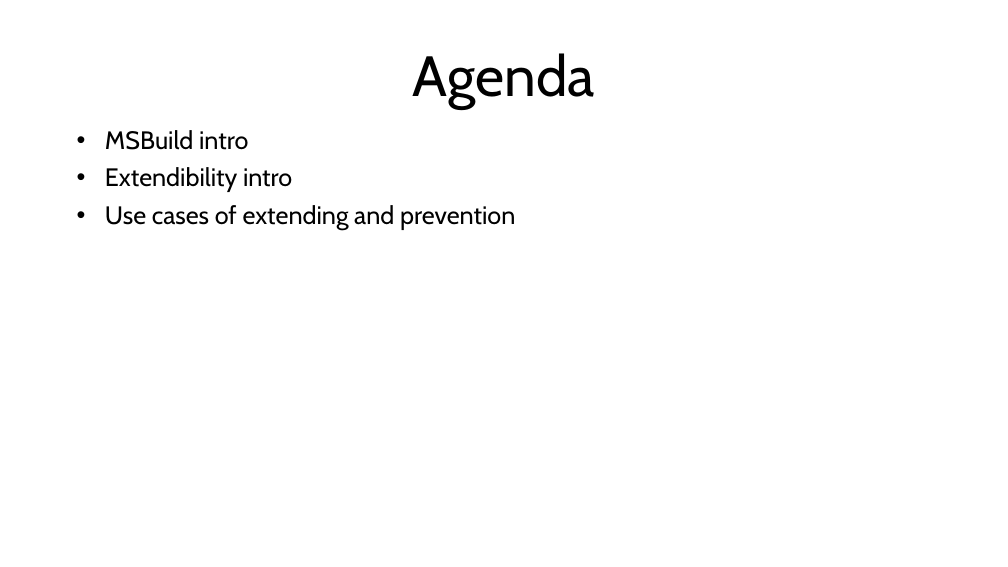
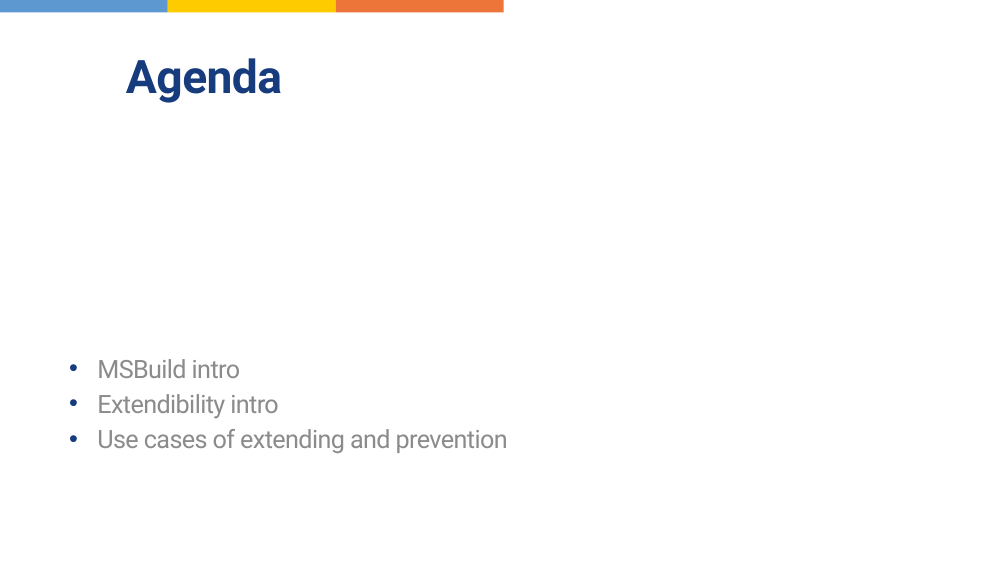
Before and after one commit to dotutils/securing-msbuild, a slide deck: slide 3 of Doc/MSBuildSecurity.pptx (slide 2 before the commit). Drawn at 1008x567 pixels with LibreOffice and Linux fonts; fonts in the diff are those of the drawing. Boxes give left, top, right and bottom in pixels: in the first picture for what was removed or moved away, otherwise in the second. Text is boxed around its words. In the diff, an @@ line names an element or a change of style, - is before the commit and + after.

```diff
--- a/Doc/MSBuildSecurity.pptx
+++ b/Doc/MSBuildSecurity.pptx
@@ rectangle added at box(0, 0, 168, 13), fill #5E98D1 @@
@@ rectangle added at box(168, 0, 336, 13), fill #FDCB00 @@
@@ rectangle added at box(336, 0, 504, 13), fill #ED7539 @@
@@ title "Agenda" at box(126, 58, 282, 103): size 54 to 44 pt, font Cabin to Roboto, text colour #000000 to #163C7D, letter spacing 0 to -0.6 pt, bold on; alignment centre to left; line spacing 0.9 to 1; vertical alignment bottom to middle @@
@@ subtitle "MSBuild intro" at box(97, 359, 508, 453): font Cabin to Roboto, text colour #000000 to #8C8C8C, letter spacing 0 to -0.6 pt; line spacing 0.9 to 1; less space between paragraphs; vertical alignment top to bottom @@
```
Also in this commit, not shown: 14 other slides changed, 1 slide added, 1 other file.
